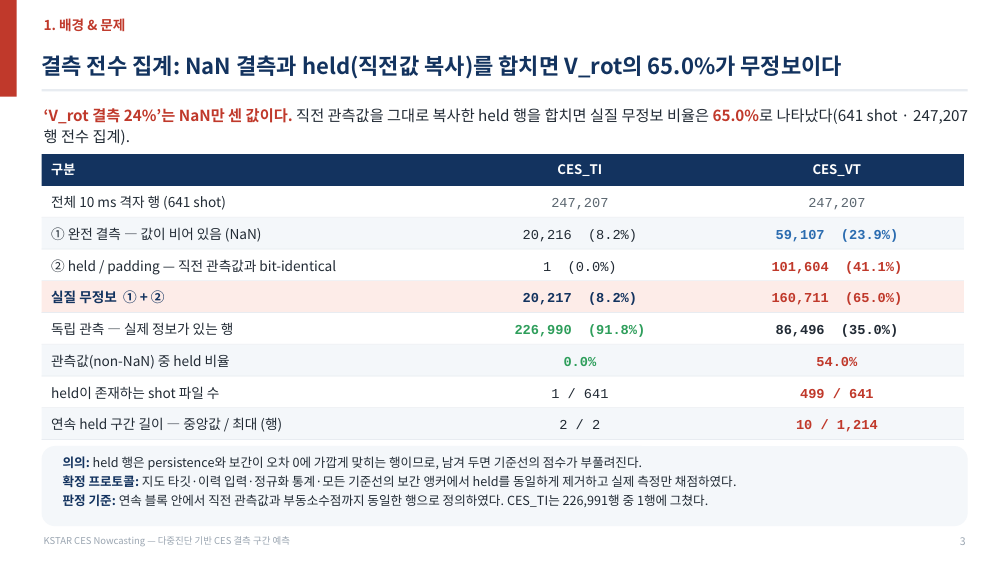
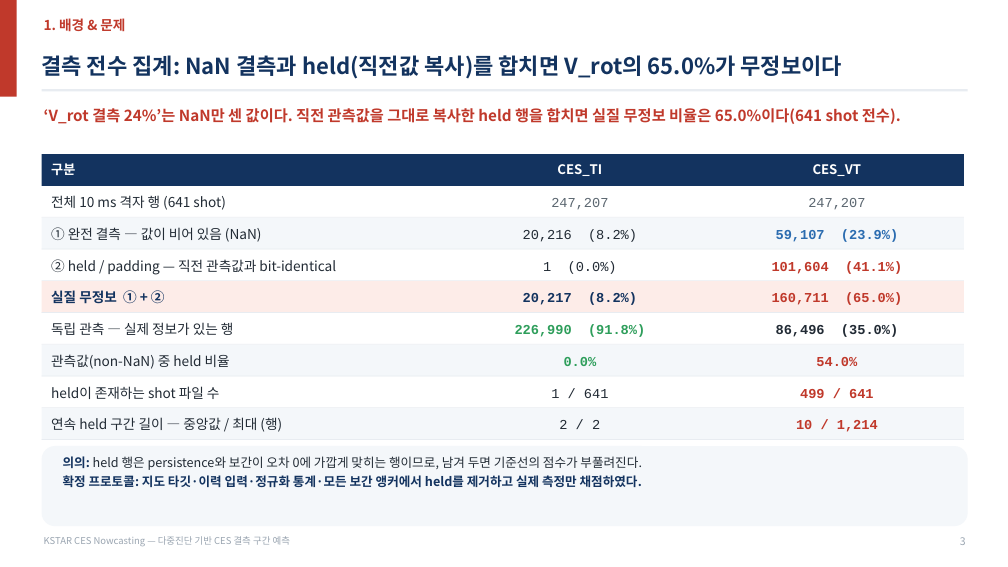
Before and after one commit to iseungsang01/ml-intern-revision, a slide deck: slide 4 of docs/presentation/KSTAR_CES_발표자료_20분.pptx. Drawn at 1008x567 pixels with LibreOffice and Linux fonts; fonts in the diff are those of the drawing. Boxes give left, top, right and bottom in pixels: in the first picture for what was removed or moved away, otherwise in the second. Text is boxed around its words. In the diff, an @@ line names an element or a change of style, - is before the commit and + after.

```diff
--- a/docs/presentation/KSTAR_CES_발표자료_20분.pptx
+++ b/docs/presentation/KSTAR_CES_발표자료_20분.pptx
@@ text at (44,106,901,126): text changed; text colour #222B35 to #C0392B; bold on @@
-‘V_rot 결측 24%’는 NaN만 센 값이다. 직전 관측값을 그대로 복사한 held 행을 합치면 실질 무정보 비율은 65.0%로 나타났다(641 shot · 247,207행 전수 집계).
+‘V_rot 결측 24%’는 NaN만 센 값이다. 직전 관측값을 그대로 복사한 held 행을 합치면 실질 무정보 비율은 65.0%이다(641 shot 전수).
@@ text at (63,475,642,487): text changed; text colour #222B35 to #13335F; bold on @@
-확정 프로토콜: 지도 타깃·이력 입력·정규화 통계·모든 기준선의 보간 앵커에서 held를 동일하게 제거하고 실제 측정만 채점하였다.
-판정 기준: 연속 블록 안에서 직전 관측값과 부동소수점까지 동일한 행으로 정의하였다. CES_TI는 226,991행 중 1행에 그쳤다.
+확정 프로토콜: 지도 타깃·이력 입력·정규화 통계·모든 보간 앵커에서 held를 제거하고 실제 측정만 채점하였다.
```
Also in this commit, not shown: 11 other slides changed, 6 other files.
